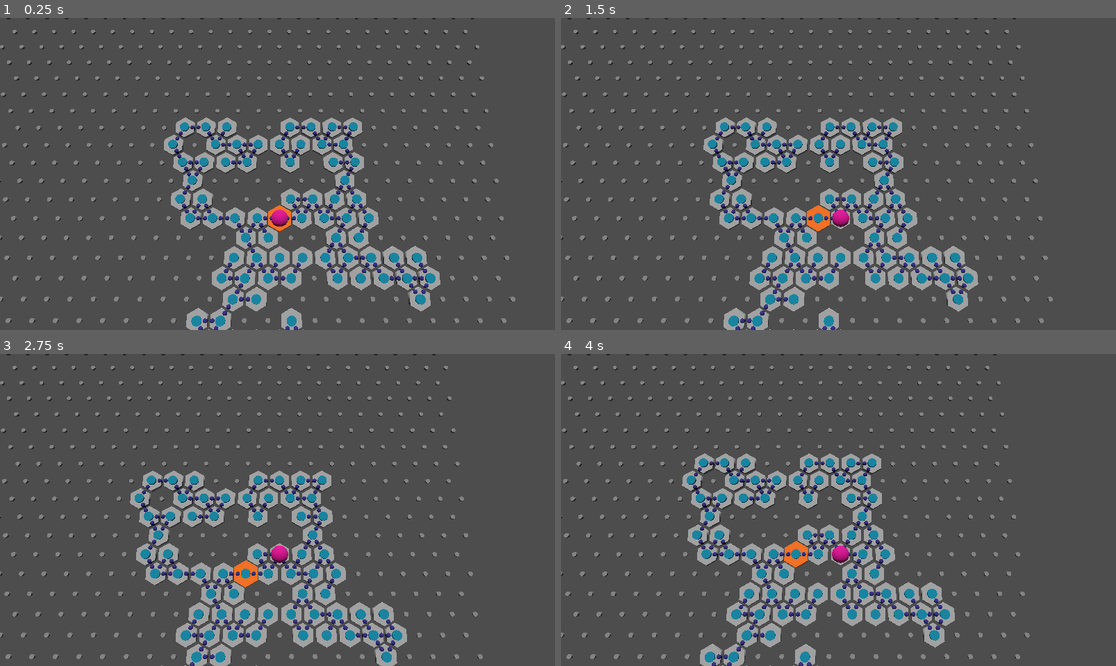
Above: before the commit, frames 1-4 (two rows, left to right).
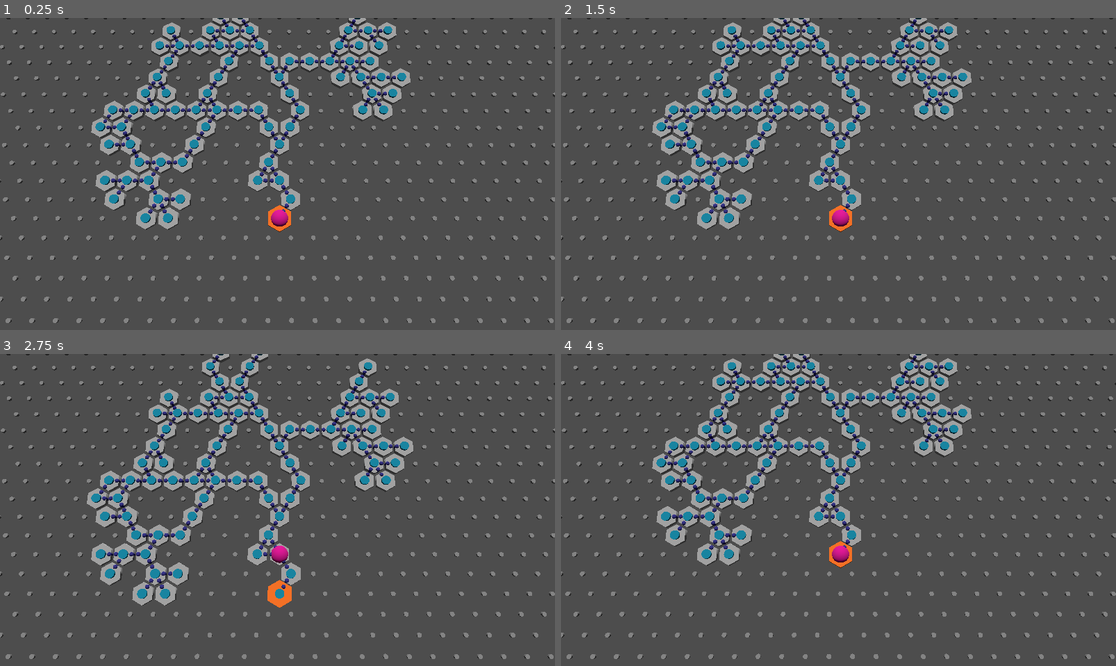
Above: after the commit, the same moments.

Repository: SamppuS/Rabbits_Requiem
Game: Godot game, scene res://levels/level.tscn
The game is run twice, just before and just after one commit, with the same random seed, the same clock (stepped at 60 frames per second) and the same inputs.
Inputs:
- Up to frame 1 (0.25 s): no input
- Up to frame 2 (1.5 s): tap Enter at 0.5 s; tap A (a) at 0.6 s; tap D (d) at 0.8, 1.35 s; tap Space at 1.25 s
- Up to frame 3 (2.75 s): tap E (e) at 1.55, 2.1 s; tap Enter at 2 s; tap W (w) at 2.3 s
- Up to frame 4 (4 s): tap Space at 2.75 s; tap W (w) at 2.85 s; tap X (x) at 3.05, 3.6 s; tap Enter at 3.5 s; tap Z (z) at 3.8 s

The runs differ from the first frame. In frame 1, 24% of the frame differs, in the area x 16-100%, y 0-100%; in frame 2, 22%; in frame 3, 22%; in frame 4, 22%.

Commit message:
Improved cave generation algorithm and made customizable variables for easy generation control

Diff:
--- a/rabbits_requiem/assets/cave/cave_tile.gd
+++ b/rabbits_requiem/assets/cave/cave_tile.gd
@@ -1,6 +1,7 @@
 extends Resource
 class_name CaveTile
 
+#This part is likely useless.
 enum Direction {
 	LL, UL, UR, RR, DR, DL
 }
@@ -11,14 +12,20 @@
 ]
 var pos : Vector2i
 
-func next_paths() -> Array[int]:
+func next_paths(seed: int = 1) -> Array[int]:
 
 	# choose path directions :)
-	var first : int = randi() % 6
-	var dirs : Array[int] = [first, (first + randi()%5 + 1) % 6]
+	#var first : int = randi() % 6
+	#var dirs : Array[int] = [first, (first + randi()%5 + 1) % 6]
+	#for d in dirs: add_dir(d)
+
+	var dirs : Array[int]
+	for i in range(randi()%3+1):
+		var weighted_p = [[ 2, 3, 3, 4], [1, 2, 2, 3, 3, 3, 4, 4, 5]][1 if seed%5 == 0 else 0] #weighted probability where 2=UL, 3=UU, 2=UR. Notice there are only 3 options!
+		var dir = (paths.find(true) + weighted_p[randi() % weighted_p.size()])%6
+		dirs.append(dir)
 	for d in dirs:
-		paths[d] = 1
-
+		add_dir(d)
 	return dirs
 
 func add_dir(dir: int):
@@ -30,3 +37,6 @@
 	for i in range(6):
 		if !paths[i]: continue
 		print("  ", [Direction.LL, Direction.UL, Direction.UR, Direction.RR, Direction.DR, Direction.DL][i])
+
+func clear_dirs():
+	paths = [0, 0, 0, 0, 0, 0]
--- /dev/null
+++ b/rabbits_requiem/default_bus_layout.tres
@@ -0,0 +1,3 @@
+[gd_resource type="AudioBusLayout" format=3 uid="uid://c4hmxx7ygl0wf"]
+
+[resource]
--- a/rabbits_requiem/levels/level.gd
+++ b/rabbits_requiem/levels/level.gd
@@ -2,7 +2,13 @@
 
 @export_category("Exports")
 @export_subgroup("Maze Settings")
-@export var grid_size : int = 30
+@export var cave_depth : int = 14 # generates cave systems that are n steps away from sp.
+@export var average_tile_count : int = 80 # the closer the av_tilecount is to cave depth tile average, the faster cave is generated
+@export var max_variance: int = 10 # lower variance leads to longer cave generation
+@export var traffic_limit: int = 20 # controls how densely caves are generated
+
+var grid_size = (cave_depth+2) * 2
+
 
 @export_subgroup("Meshes")
 @export var tile_mesh : PackedScene
@@ -16,6 +22,7 @@
 
 var grid = []
 var current : Vector2i
+var sp : Vector2i
 
 
 func _ready():
@@ -36,9 +43,15 @@
 			#print(x," - ", y)
 
 
-	current = Vector2i(randi()%grid_size, randi()%grid_size)
-	generate_maze()
-
+	current = Vector2i(cave_depth, cave_depth)
+	while true:
+		generate_maze()
+		var cavern = count_cave_tiles()
+		if cavern > average_tile_count + max_variance/2 or cavern < average_tile_count - max_variance/2:
+			clear_cave()
+		else:
+			break
+	draw_cave()
 	player.position = pos_from_tile(current)
 
 
@@ -79,41 +92,44 @@
 func generate_maze():
 
 	#random start pos
-	var sp = current
-
-	#draw sp mesh
-	var sp_tt := sp_mesh.instantiate()
-	sp_tt.position = pos_from_tile(sp)
-	add_child(sp_tt)
+	sp = current
+
+	var next_tiles = []
 
 	#generate 2 new tiles from sp
-	var next = tile_obj(sp).next_paths()
-	var next_tiles = []
-	for d in next:
-		var new = next_tile(sp, d)
-		tile_obj(new).add_dir(flip_dir(d)) #add entraces to new tiles
-		next_tiles.append(new)
-
-	#start generating new tiles until we have 20.
+	#var next = tile_obj(sp).next_paths()
+
+	tile_obj(sp).add_dir(2)
+	next_tiles.append(next_tile(sp,2))
+	tile_obj(next_tile(sp,2)).add_dir(flip_dir(2))
+	#for d in next:
+		#var new = next_tile(sp, d)
+		#tile_obj(new).add_dir(flip_dir(d)) #add entraces to new tiles
+		#next_tiles.append(new)
+
+
+
+	#start generating new tiles until we have wanted depth
 	var i = 0
-	while len(next_tiles) != 0 and i < 20:
+	while len(next_tiles) != 0 and i < cave_depth: # creates caves with depth cave_depth + 1
 		i += 1
 
 		var new_tiles = []
 		for tile in next_tiles:
 			var tile_obj = tile_obj(tile) #grid[tile.y][tile.x]
-			if tile_obj.paths.filter(func(item): return item).size() > 1: continue #skip if tile already has ANY direction written
-
-			#skip if tile already has 2 or more neighbours
-			var neighbours : int = 0
+			if tile_obj.paths.count(true) > 1: continue #skip if tile is not a deadend.
+
+			#skip if tile has neighbours with already existing paths. This prevents traffic :)
+			var traffic_points : int = 0
 			for dir in range(6):
 				var surrounding_pos = next_tile(tile, dir)
 				var surrounding_tile = tile_obj(surrounding_pos) #grid[surrounding_pos.y][surrounding_pos.x]
-				if true in surrounding_tile.paths: neighbours+=1
-			if neighbours > 2: continue
+				#if true in surrounding_tile.paths: traffic_points+=1
+				traffic_points+=surrounding_tile.paths.count(true) ** 2 #squared number emphasises large traffic squares
+			if traffic_points > traffic_limit: continue
 
 			#generate cave
-			next = tile_obj.next_paths()
+			var next = tile_obj.next_paths(randi())
 			for d in next:
 				var new = next_tile(tile, d)
 				tile_obj(new).add_dir(flip_dir(d)) #add entraces to new tiles
@@ -121,6 +137,8 @@
 
 		next_tiles = new_tiles
 
+
+func draw_cave():
 	#draw cave icons
 	for y in range(grid_size):
 		for x in range(grid_size):
@@ -136,6 +154,10 @@
 					var ttt := dir_mesh.instantiate()
 					ttt.position = pos_from_tile(tile.pos) + dir_to_norm(dir) * 0.35
 					add_child(ttt)
+	#draw sp mesh
+	var sp_tt := sp_mesh.instantiate()
+	sp_tt.position = pos_from_tile(sp)
+	add_child(sp_tt)
 
 func pos_from_tile(pos : Vector2i) -> Vector3:
 	return Vector3(-pos.x + pos.y%2*0.5, 0, float(pos.y) - pos.y * (1-sqrt(3)/2))
@@ -177,3 +199,16 @@
 	]
 
 	return normals[dir]
+
+func clear_cave():
+	for y in range(grid_size):
+		for x in range(grid_size):
+			grid[y][x].clear_dirs()
+
+func count_cave_tiles():
+	var sum = 0
+	for y in range(grid_size):
+		for x in range(grid_size):
+			if true in grid[y][x].paths:
+				sum+=1
+	return sum
